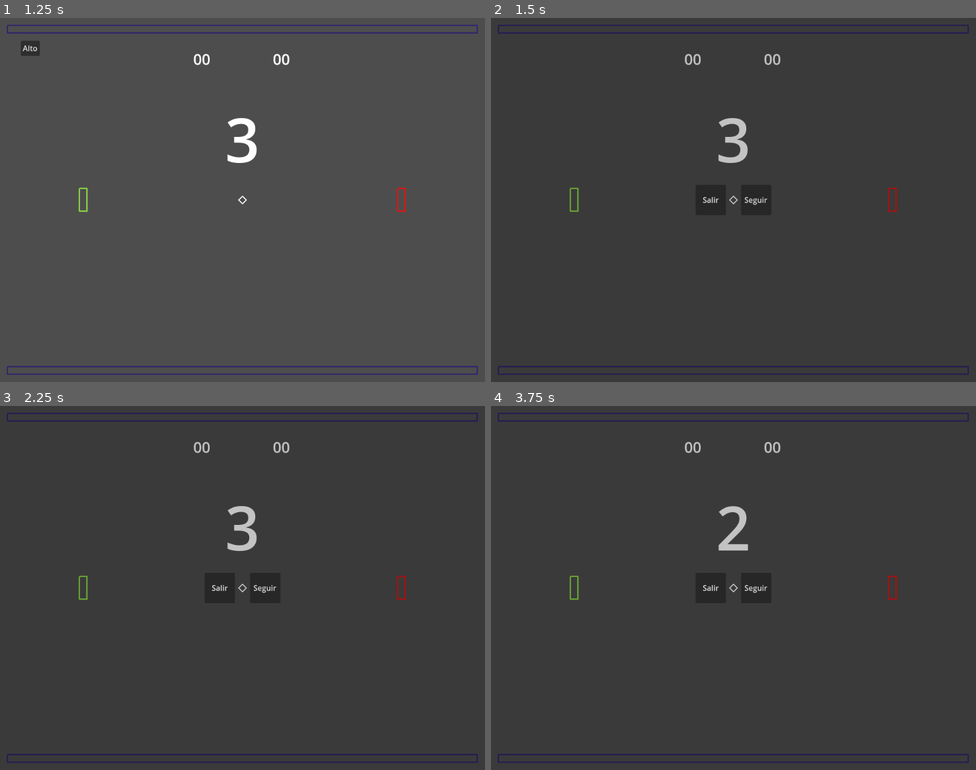
Above: before the commit, frames 1-4 (two rows, left to right).
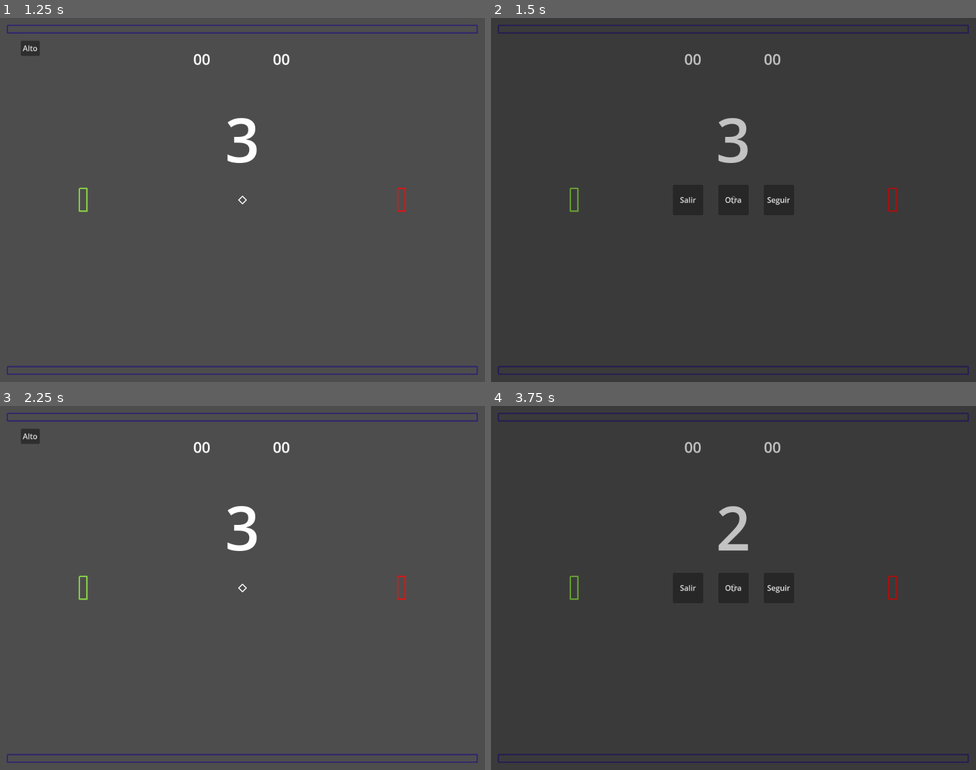
Above: after the commit, the same moments.

Repository: RoiCas/pomg69
Game: Godot game, scene res://managers/main/main.tscn
Two runs of this game, one before a commit and one after it. Both use one fixed random seed, a clock stepped at 60 frames per second and the inputs below.
Inputs (mouse positions are in pixels of both pictures, inside the frame that each line leads up to):
- Up to frame 1 (1.25 s): click "Jugar" at 0.5 s
- Up to frame 2 (1.5 s): click "Alto" at 1.25 s
- Up to frame 3 (2.25 s): click (242, 588) at 2 s, where only the run after the commit has a clickable "Otra"
- Up to frame 4 (3.75 s): click (757, 588) at 2.75 s, where only the run before the commit has a clickable "Seguir"; click "Alto" at 3.5 s

Frame 1 is identical in both runs. In frame 2, 0.2% of the frame differs, in the area x 39-62%, y 48-52%; in frame 3, 2.7%, in the area x 1-99%, y 1-98%; in frame 4, 0.2%.

Commit message:
Varios cambios

Diff:
--- a/actors/enemy/enemy.gd
+++ b/actors/enemy/enemy.gd
@@ -1,22 +1,24 @@
+@tool
 class_name Enemy
 extends Paddle
 
 
-@export_category("REQUIRED")
-@export var _check_ball_timer : Timer
-
 @export_category("VARS")
-@export_range(1, 6, 1, "suffix:UNITS") var _check_range : int = 5
+@export_range(1, 10, 1, "suffix:UNITS") var _check_range : int = 5:
+  set(val):
+    _check_range = val
+    if(Engine.is_editor_hint() == true):
+      queue_redraw()
 
 var _target_ball : Ball = null
-var _last_target_pos : float = 0.0
+
 
 func _ready() -> void:
   if(Engine.is_editor_hint() == true):
     set_physics_process(false)
     return
 
-  super._ready()
+  super()
 
 
 func _physics_process(delta: float) -> void:
@@ -30,33 +32,32 @@
 func chase_ball(delta: float) -> void:
   assert(_target_ball != null, "Missing target ball")
 
-  var ball_pos_diff : float = _target_ball.global_position.y - global_position.y
-  var dist_to_ball : float = absf(ball_pos_diff)
   var mov_dir : int = 0
+  var half_vert_rect_size : float = _paddle_collider.get_rect_size().y / 2.0
 
-  var half_vert_rect_size : float = _paddle_collider.get_rect_size().y / 2.0
-  var ball_is_far : bool = absf(_target_ball.global_position.x - global_position.x) > (_check_range * Common.UNIT_SIZE)
+  var diff_to_ball : float = _target_ball.global_position.y - global_position.y
+  var dist_to_ball : float = absf(diff_to_ball)
 
-  #if(dist_to_ball <= half_vert_rect_size):
-    #print("In position")
-  #else:
-    #if(_check_ball_timer.is_stopped() == true):
-      #_check_ball_timer.start(0.4)
-      #_last_target_pos = _target_ball.global_position.y
-      #print("Update")
-    #print("Ball away")
+  var hort_ball_dist : float = absf(_target_ball.global_position.x - global_position.x)
+  var ball_in_range : bool = (hort_ball_dist <= _check_range * Common.UNIT_SIZE)
 
-  #var dist_to_target : float = absf(_last_target_pos - global_position.y)
-  #if(dist_to_target > half_vert_rect_size):
-    #print("Moving")
-    #mov_dir = int(signf(ball_pos_diff))
 
-  if(dist_to_ball > half_vert_rect_size):
-    #if(ball_is_far == false):
-    mov_dir = int(signf(ball_pos_diff))
-    #elif(_check_ball_timer.is_stopped() == true):
-      #_check_ball_timer.start(0.2)
-      #mov_dir = int(signf(ball_pos_diff))
+  if(ball_in_range == true):
+    if(dist_to_ball > half_vert_rect_size):
+      mov_dir = int(signf(diff_to_ball))
+  else:
+    if(dist_to_ball > half_vert_rect_size * 4.5):
+      mov_dir = int(signf(diff_to_ball))
 
 
   move_paddle(mov_dir, delta)
+
+
+func _draw() -> void:
+  if(Engine.is_editor_hint() == false):
+    return
+
+  var origin : Vector2 = Vector2.ZERO
+  var target : Vector2 = origin + Vector2.LEFT * _check_range * Common.UNIT_SIZE
+
+  draw_line(origin, target, Color.RED, 3)
--- a/actors/enemy/enemy.tscn
+++ b/actors/enemy/enemy.tscn
@@ -6,10 +6,10 @@
 [sub_resource type="RectangleShape2D" id="RectangleShape2D_r6xaq"]
 size = Vector2(16, 64)
 
-[node name="Enemy" node_paths=PackedStringArray("_check_ball_timer") instance=ExtResource("1_jqx28")]
+[node name="Enemy" instance=ExtResource("1_jqx28")]
 script = ExtResource("2_r6xaq")
-_check_ball_timer = NodePath("CheckBallTimer")
-_check_range = 5
+_check_range = 7
+_speed = 11.0
 
 [node name="Line2D" type="Line2D" parent="." index="0"]
 points = PackedVector2Array(-8, -24, 8, -24, 8, 24, -8, 24)
@@ -24,6 +24,3 @@
 
 [node name="PaddleCollider" parent="." index="2"]
 _rect_size = Vector2i(16, 52)
-
-[node name="CheckBallTimer" type="Timer" parent="." index="3"]
-one_shot = true
--- a/interface/end_message/end_message.gd
+++ b/interface/end_message/end_message.gd
@@ -38,6 +38,5 @@
   exit_request.emit()
 
 func on_replay_pressed() -> void:
-  #TODO: Hacer el restart
   restart_request.emit()
   visible = false
--- a/interface/end_message/end_message.tscn
+++ b/interface/end_message/end_message.tscn
@@ -33,8 +33,10 @@
 
 [node name="ExitButton" type="Button" parent="VBoxContainer/HBoxContainer"]
 layout_mode = 2
+focus_mode = 0
 text = "SALIR"
 
 [node name="ReplayButton" type="Button" parent="VBoxContainer/HBoxContainer"]
 layout_mode = 2
+focus_mode = 0
 text = "OTRA"
--- a/interface/pause_menu/pause_menu.gd
+++ b/interface/pause_menu/pause_menu.gd
@@ -3,16 +3,19 @@
 
 signal exit_request()
 signal continue_request()
+signal restart_request()
 
 
 @export_category("REQUIRED")
 @export var _exit_button : Button
+@export var _restart_button : Button
 @export var _continue_button : Button
 
 
 func _ready() -> void:
   _continue_button.pressed.connect(on_continue_button_pressed)
   _exit_button.pressed.connect(on_exit_button_pressed)
+  _restart_button.pressed.connect(on_restart_button_pressed)
 
   hide_menu()
 
@@ -32,3 +35,7 @@
 
 func on_exit_button_pressed() -> void:
   exit_request.emit()
+
+
+func on_restart_button_pressed() -> void:
+  restart_request.emit()
--- a/interface/pause_menu/pause_menu.tscn
+++ b/interface/pause_menu/pause_menu.tscn
@@ -2,9 +2,10 @@
 
 [ext_resource type="Script" uid="uid://ca84gbjmk8g3t" path="res://interface/pause_menu/pause_menu.gd" id="1_oncl7"]
 
-[node name="PauseMenu" type="CanvasLayer" node_paths=PackedStringArray("_exit_button", "_continue_button")]
+[node name="PauseMenu" type="CanvasLayer" node_paths=PackedStringArray("_exit_button", "_restart_button", "_continue_button")]
 script = ExtResource("1_oncl7")
 _exit_button = NodePath("CenterContainer/HBoxContainer/ExitButton")
+_restart_button = NodePath("CenterContainer/HBoxContainer/RestartButton")
 _continue_button = NodePath("CenterContainer/HBoxContainer/ContinueButton")
 
 [node name="Background" type="ColorRect" parent="."]
@@ -23,6 +24,7 @@
 grow_vertical = 2
 
 [node name="HBoxContainer" type="HBoxContainer" parent="CenterContainer"]
+custom_minimum_size = Vector2(64, 64)
 layout_mode = 2
 theme_override_constants/separation = 32
 alignment = 1
@@ -33,6 +35,12 @@
 focus_mode = 0
 text = "Salir"
 
+[node name="RestartButton" type="Button" parent="CenterContainer/HBoxContainer"]
+custom_minimum_size = Vector2(64, 64)
+layout_mode = 2
+focus_mode = 0
+text = "Otra"
+
 [node name="ContinueButton" type="Button" parent="CenterContainer/HBoxContainer"]
 custom_minimum_size = Vector2(64, 64)
 layout_mode = 2
--- a/interface/score_manager/score_manager.tscn
+++ b/interface/score_manager/score_manager.tscn
@@ -13,6 +13,7 @@
 script = ExtResource("1_mxaqr")
 _player_score_label = NodePath("PlayerScore")
 _enemy_score_label = NodePath("EnemyScore")
+_max_score = 3
 
 [node name="PlayerScore" type="Label" parent="."]
 layout_mode = 0
--- a/managers/game_manager/game_manager.gd
+++ b/managers/game_manager/game_manager.gd
@@ -34,22 +34,26 @@
 
 
 func _ready() -> void:
+  connect_signals()
+
+  _enemy.set_target_ball(_ball)
+
+
+func connect_signals() -> void:
   _round_start_counter.count_end.connect(start_round)
   _end_message.exit_request.connect(on_exit_request)
   _pause_menu.exit_request.connect(on_exit_request)
   _pause_menu.continue_request.connect(on_continue_request)
   _pause_message.pause_request.connect(on_pause_request)
+  _end_message.restart_request.connect(on_restart_request)
+  _pause_menu.restart_request.connect(on_restart_request)
+
+  _game_area.body_exited.connect(on_ball_exited)
 
 
 func start_game() -> void:
-  var body_exited_signal : Signal = _game_area.body_exited
-  if(body_exited_signal.is_connected(on_ball_exited) == false):
-    body_exited_signal.connect(on_ball_exited)
-
-  _enemy.set_target_ball(_ball)
-  _score_manager.reset_score()
+  reset_game()
   _round_start_counter.start_counter()
-  _pause_message.show_message()
 
 
 func start_round() -> void:
@@ -70,12 +74,50 @@
 
 func on_exit_request() -> void:
   _pause_menu.hide_menu()
-  get_tree().paused = false
+  reset_game()
   exit_game_request.emit()
 
 
+func reset_game() -> void:
+  round_end.emit()
+  _score_manager.reset_score()
+  _pause_message.show_message()
+  get_tree().paused = false
+
+
+func on_restart_request() -> void:
+  _pause_menu.hide_menu()
+  round_end.emit()
+  start_game()
+
+
+func show_pause_menu() -> void:
+  _pause_menu.show_menu()
+
+
+func hide_pause_menu() -> void:
+  _pause_menu.hide_menu()
+
+
+func show_pause_message() -> void:
+  _pause_message.show_message()
+
+
+func hide_pause_message() -> void:
+  _pause_message.hide_message()
+
+
+func start_round_counter() -> void:
+  _round_start_counter.start_counter()
+
+
+func end_game() -> void:
+  game_end.emit()
+  _pause_message.hide_message()
+
+
 func on_ball_exited(exited_ball: Ball) -> void:
-  if(is_instance_valid(exited_ball) == false):
+  if(is_instance_valid(exited_ball) == false || _round_start_counter.is_inside_tree() == false):
     return
 
   const DIR_TO_PLAYER : int = -1
@@ -93,8 +135,8 @@
       round_end.emit()
       _round_start_counter.start_counter()
     ScoreManager.WINNER_TYPE.PLAYER:
-      game_end.emit()
+      end_game()
       _end_message.show_message(EndMessage.END_STATE.WIN)
     ScoreManager.WINNER_TYPE.ENEMY:
-      game_end.emit()
+      end_game()
       _end_message.show_message(EndMessage.END_STATE.LOSE)
--- a/managers/game_manager/game_manager.tscn
+++ b/managers/game_manager/game_manager.tscn
@@ -10,6 +10,7 @@
 [ext_resource type="PackedScene" uid="uid://cwlqlssgprck0" path="res://interface/end_message/end_message.tscn" id="8_qtb8k"]
 [ext_resource type="PackedScene" uid="uid://dlsy0p0gjm3ke" path="res://interface/pause_menu/pause_menu.tscn" id="9_53o11"]
 [ext_resource type="PackedScene" uid="uid://u5j2ew26ciyt" path="res://interface/pause_message/pause_message.tscn" id="10_vhlkh"]
+[ext_resource type="Script" uid="uid://pn024wxydirc" path="res://managers/game_manager/game_manager_sm.gd" id="11_a1swe"]
 
 [sub_resource type="RectangleShape2D" id="RectangleShape2D_f7s5u"]
 size = Vector2(1056, 800)
@@ -59,6 +60,7 @@
 [node name="Interface" type="Node" parent="."]
 
 [node name="ScoreManager" parent="Interface" instance=ExtResource("6_q3g20")]
+_max_score = 1
 
 [node name="RoundStartCounter" parent="Interface" instance=ExtResource("7_3hdek")]
 offset_top = -128.0
@@ -76,3 +78,6 @@
 offset_top = -320.0
 offset_right = -408.0
 offset_bottom = -280.0
+
+[node name="GameManagerSM" type="Node" parent="."]
+script = ExtResource("11_a1swe")
--- /dev/null
+++ b/managers/game_manager/game_manager_sm.gd
@@ -0,0 +1,37 @@
+class_name GameManagerSM
+extends Node
+
+enum GameState{
+  WAIT_ROUND = 0,
+  PLAY = 1,
+  PAUSE = 2,
+  GAME_OVER = 3,
+}
+
+@onready var _game_manager : GameManager = self.owner as GameManager
+
+var _current_state : GameState = GameState.WAIT_ROUND
+
+
+func _ready() -> void:
+  assert(_game_manager != null, "Missing GameManager")
+
+
+func update_state(new_state: GameState) -> void:
+  _current_state = new_state
+
+  match _current_state:
+    GameState.WAIT_ROUND:
+      get_tree().paused = false
+      _game_manager.show_pause_message()
+      _game_manager._round_start_counter.start_counter()
+    GameState.PLAY:
+      get_tree().paused = false
+      _game_manager.hide_pause_menu()
+      _game_manager.round_start.emit()
+    GameState.PAUSE:
+      get_tree().paused = true
+      _game_manager.show_pause_menu()
+    GameState.GAME_OVER:
+      get_tree().paused = false
+      _game_manager.game_end.emit()
Not shown: 1 places in managers/game_manager/game_manager.tscn that only renumber resources
Not shown, added: managers/game_manager/game_manager_sm.gd.uid
